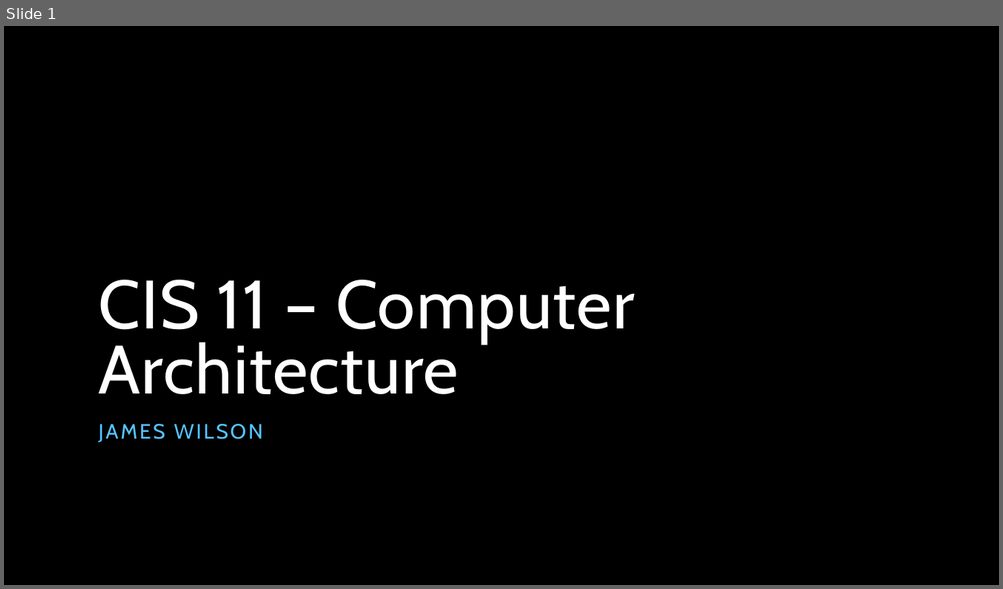
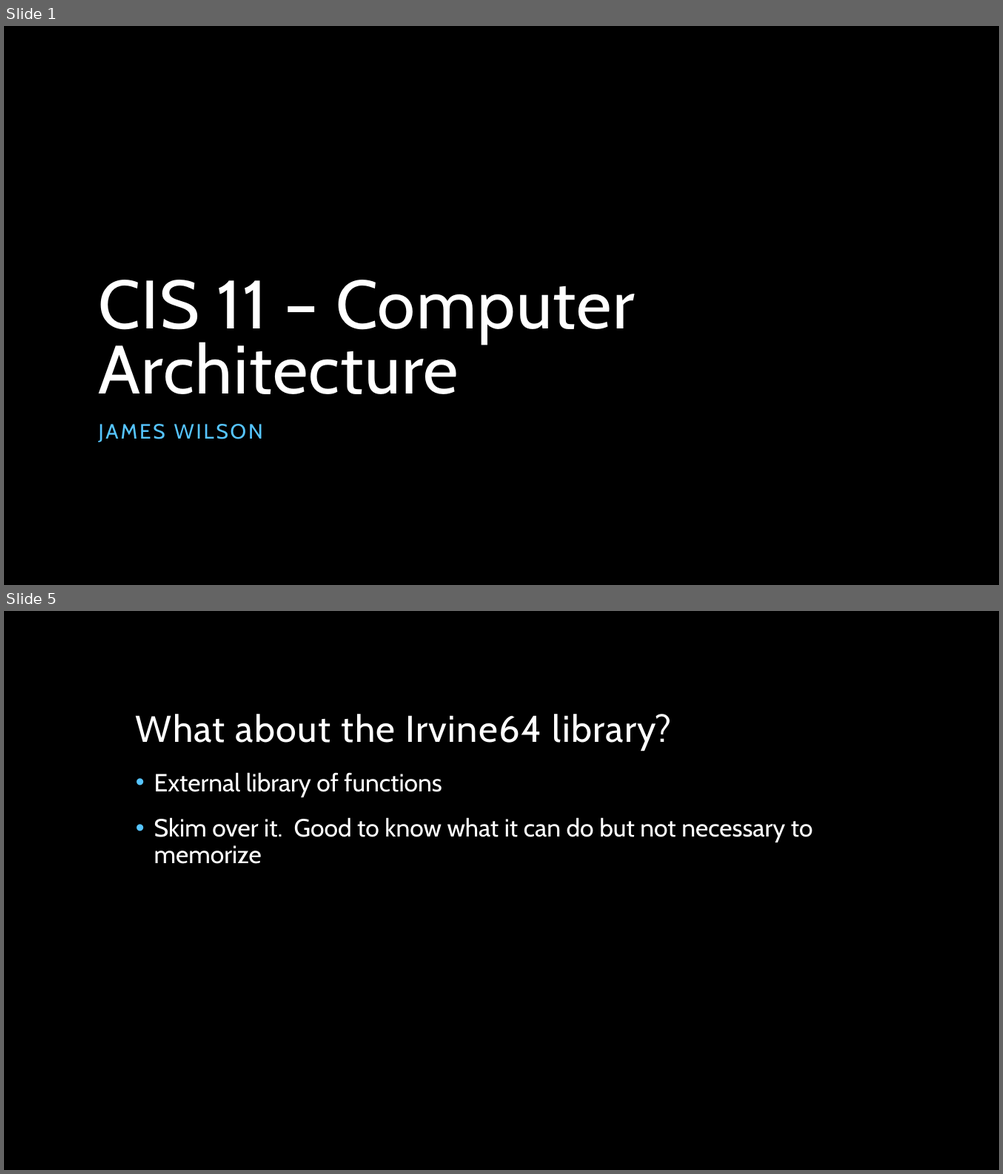
Before and after one commit to jameswilson281/CIS---11-Assembly-Programming, a slide deck: Week 6/06 - Procedures.pptx. Shown one above the other, each under a label of ours: slide 1 before the commit, slides 1 and 5 after it; the slides between them are not shown. The pictures are 1003x589 and 1003x1174 pixels, drawn with LibreOffice and Linux fonts; fonts in the diff are those of the drawing; background and template pictures are left out. Boxes give left, top, right and bottom in pixels: in the first picture for what was removed or moved away, otherwise in the second. Text is boxed around its words. In the diff, an @@ line names an element or a change of style, - is before the commit and + after.

```diff
--- a/Week 6/06 - Procedures.pptx
+++ b/Week 6/06 - Procedures.pptx
@@ slide 5 added at box(4, 611, 999, 1170), background picture (left out) @@
@@ title added at box(136, 714, 671, 750), 36 pt, text #FFFFFF @@
+What about the Irvine64 library?
@@ text added at box(154, 772, 813, 864), 24 pt, text #FFFFFF @@
+• External library of functions
+• Skim over it. Good to know what it can do but not necessary to memorize
```
Also in this commit, not shown: 3 other slides added.
